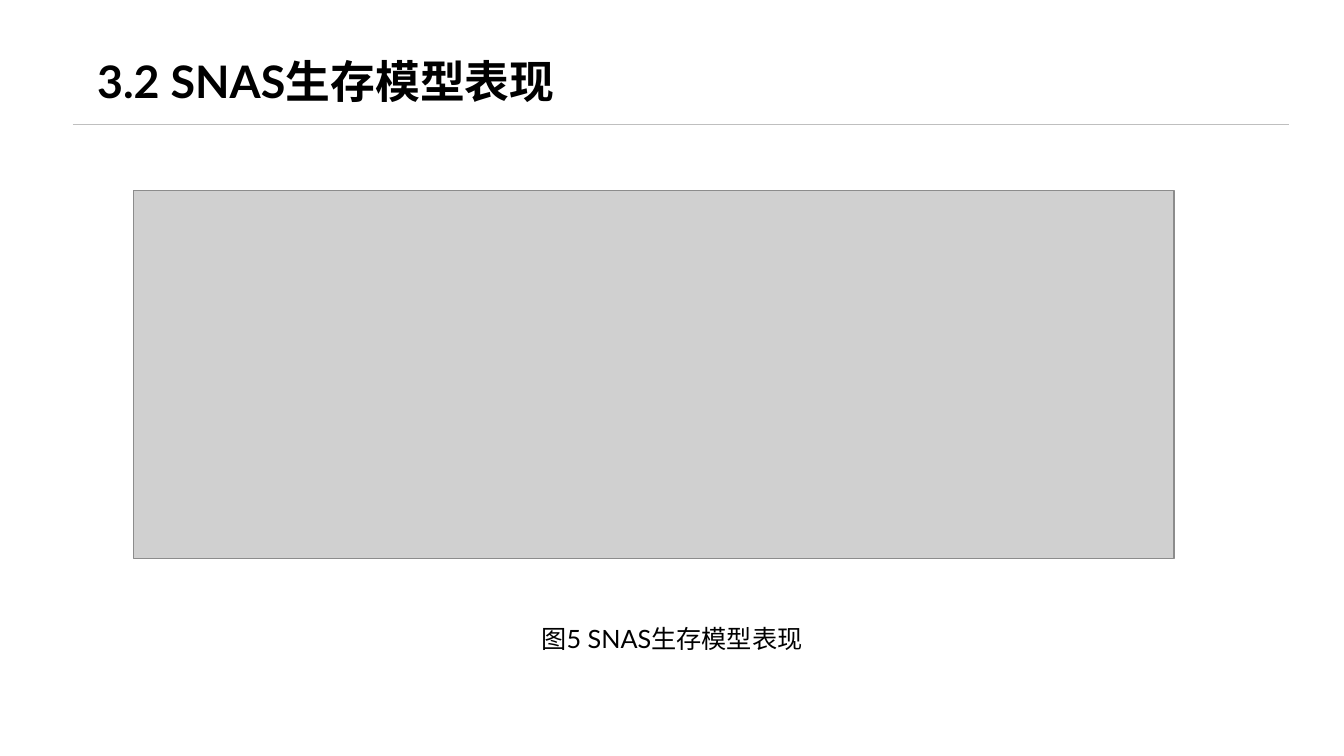
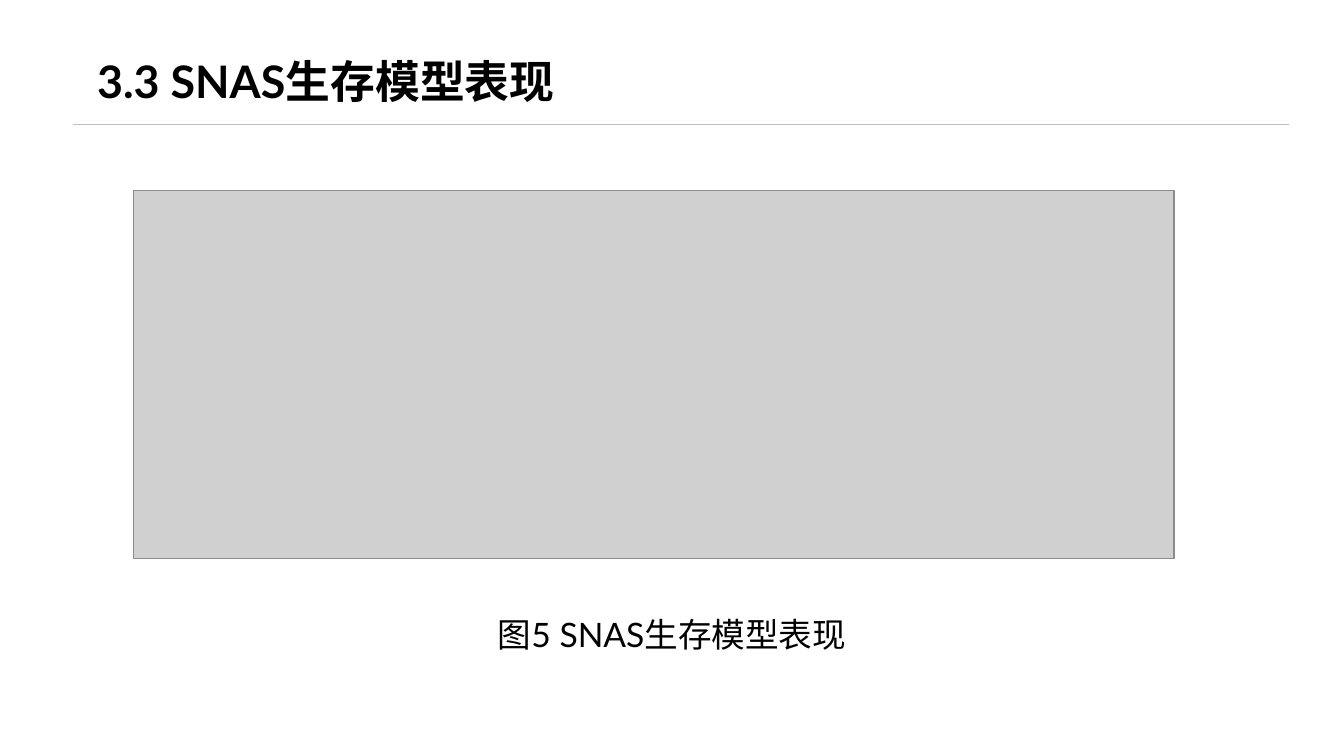
Before and after one commit to KiyoshiMu/Survival-Analysis-by-Breast-Cancer-Slides, a slide deck: slide 12 of data/pre.pptx (slide 10 before the commit). Drawn at 1344x756 pixels with LibreOffice and Linux fonts; fonts in the diff are those of the drawing; grey boxes stand for pictures; background and template pictures are left out. Boxes give left, top, right and bottom in pixels: in the first picture for what was removed or moved away, otherwise in the second. Text is boxed around its words. In the diff, an @@ line names an element or a change of style, - is before the commit and + after.

```diff
--- a/data/pre.pptx
+++ b/data/pre.pptx
@@ text at (97, 60, 555, 102): text changed @@
-3.2 SNAS生存模型表现
+3.3 SNAS生存模型表现
@@ text "图5 SNAS生存模型表现": place and size @@
-text "图5 SNAS生存模型表现" at (541, 627, 803, 650)
+text "图5 SNAS生存模型表现" at (498, 618, 846, 650)
@@ text "图5 SNAS生存模型表现" at (498, 618, 846, 650): size 18 to 24 pt @@
```
Also in this commit, not shown: 11 other slides changed, 3 slides added.
